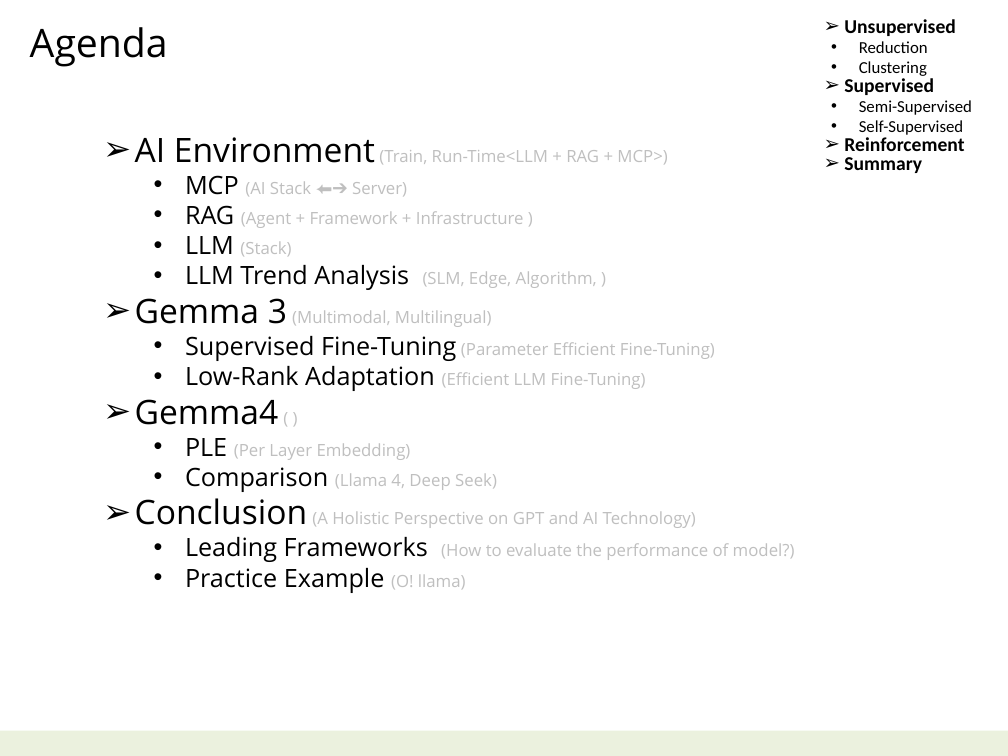
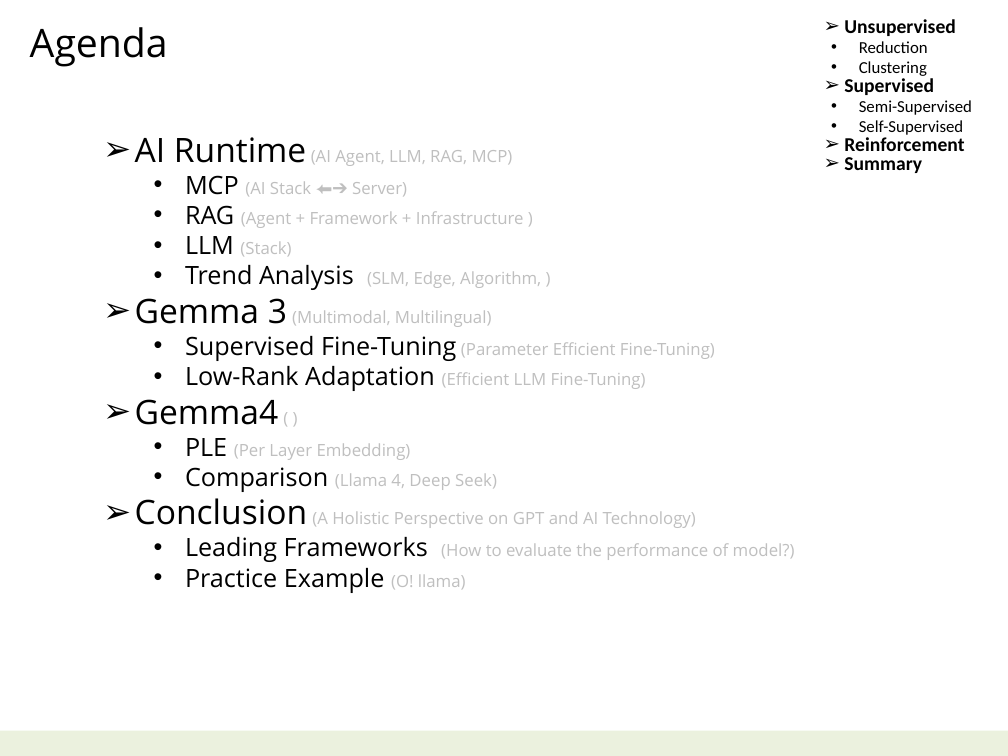
Before and after one commit to navibator/crazy-ai, a slide deck: slide 2 of ai-gemma.pptx. Drawn at 1008x756 pixels with LibreOffice and Linux fonts; fonts in the diff are those of the drawing. Boxes give left, top, right and bottom in pixels: in the first picture for what was removed or moved away, otherwise in the second. Text is boxed around its words. In the diff, an @@ line names an element or a change of style, - is before the commit and + after.

Commit message:
ai runtime : ai agent

```diff
--- a/ai-gemma.pptx
+++ b/ai-gemma.pptx
@@ text at (135, 137, 513, 166): text changed @@
-➢ AI Environment (Train, Run-Time<LLM + RAG + MCP>)
+➢ AI Runtime (AI Agent, LLM, RAG, MCP)
@@ text at (185, 265, 541, 290): text changed @@
-  • LLM Trend Analysis (SLM, Edge, Algorithm, )
+  • Trend Analysis (SLM, Edge, Algorithm, )
```
Also in this commit, not shown: 3 other slides changed, 1 other file.
